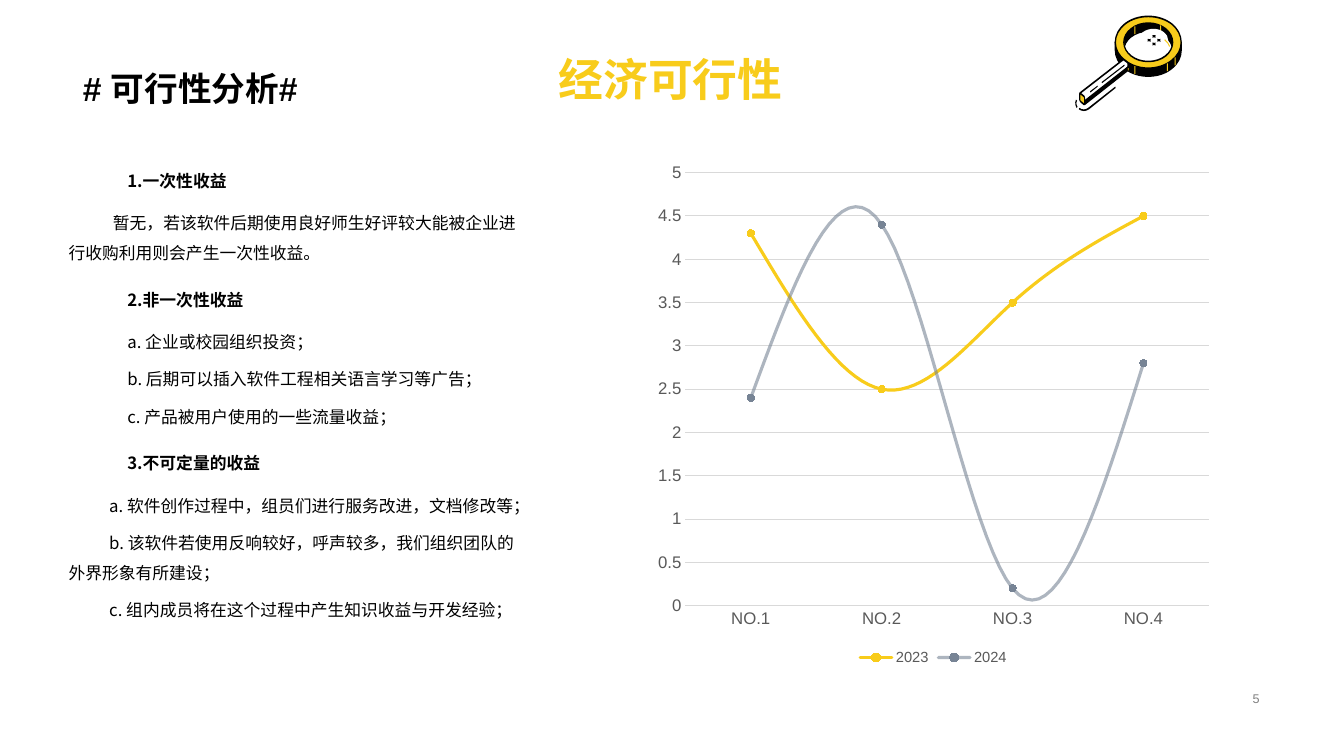
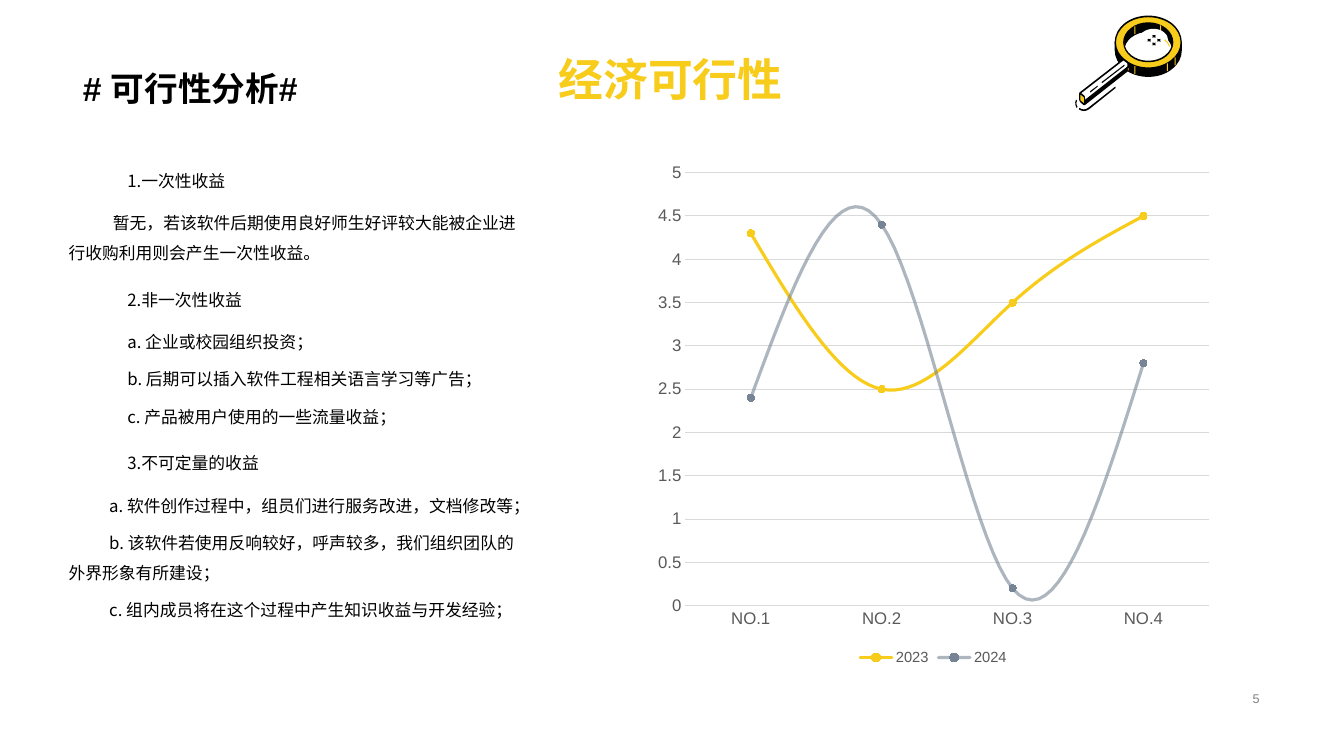
Before and after one commit to letmeyou/SRA2023-G20, a slide deck: slide 17 of 项目计划/项目工程计划V0.1.2.pptx. Drawn at 1344x756 pixels with LibreOffice and Linux fonts; fonts in the diff are those of the drawing. Boxes give left, top, right and bottom in pixels: in the first picture for what was removed or moved away, otherwise in the second. Text is boxed around its words. In the diff, an @@ line names an element or a change of style, - is before the commit and + after.

```diff
--- a/项目计划/项目工程计划V0.1.2.pptx
+++ b/项目计划/项目工程计划V0.1.2.pptx
@@ text at bbox=[127, 173, 258, 471]: bold off in "1.一次性收益", "2.非一次性收益", "3.不可定量的收益" @@
```
Also in this commit, not shown: 4 other slides changed, 5 other files.
